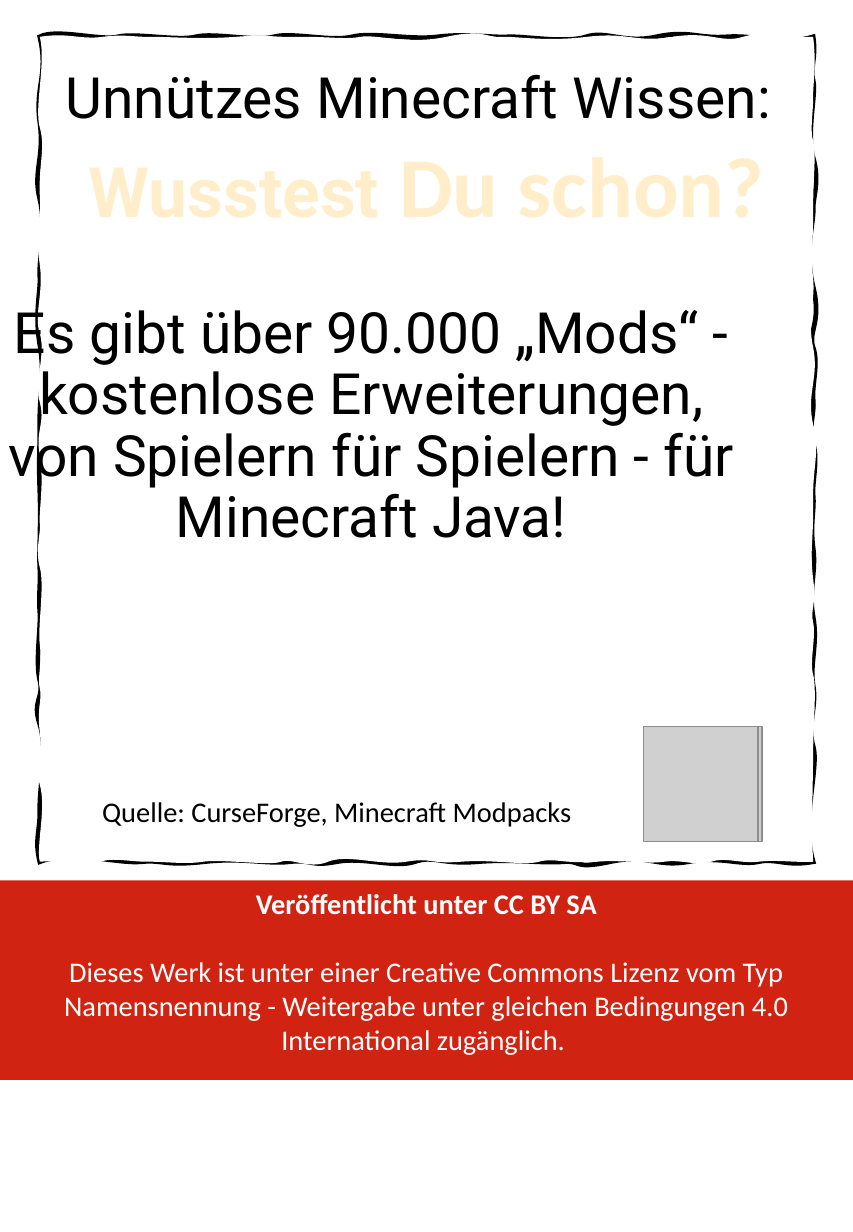
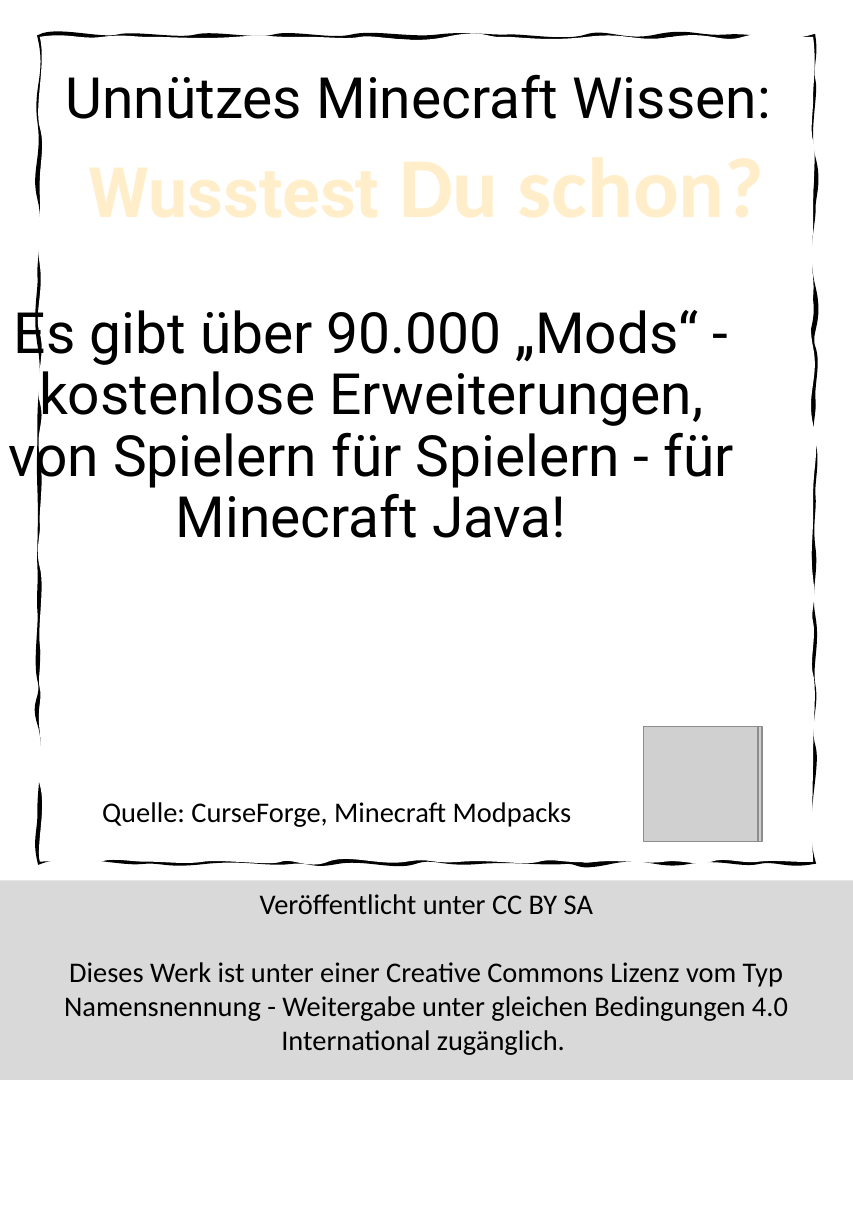
Before and after one commit to KidsLabDe/ProgrammierenInMinecraft_Videokurs, a slide deck: slide 1 of Lernkarten/Level3 - Gruppen-Bau-Challenge.pptx. Drawn at 853x1232 pixels with LibreOffice and Linux fonts; fonts in the diff are those of the drawing; grey boxes stand for pictures; background and template pictures are left out. Boxes give left, top, right and bottom in pixels: in the first picture for what was removed or moved away, otherwise in the second. Text is boxed around its words. In the diff, an @@ line names an element or a change of style, - is before the commit and + after.

```diff
--- a/Lernkarten/Level3 - Gruppen-Bau-Challenge.pptx
+++ b/Lernkarten/Level3 - Gruppen-Bau-Challenge.pptx
@@ rectangle "Veröffentlicht unter CC BY SA" at <box>0,880,853,1080</box>: text colour #FFFFFF to #000000; bold off in "Veröffentlicht unter CC BY SA"; fill #D12311 to #D9D9D9 @@
```
Also in this commit, not shown: 3 other slides changed, 6 other files.
